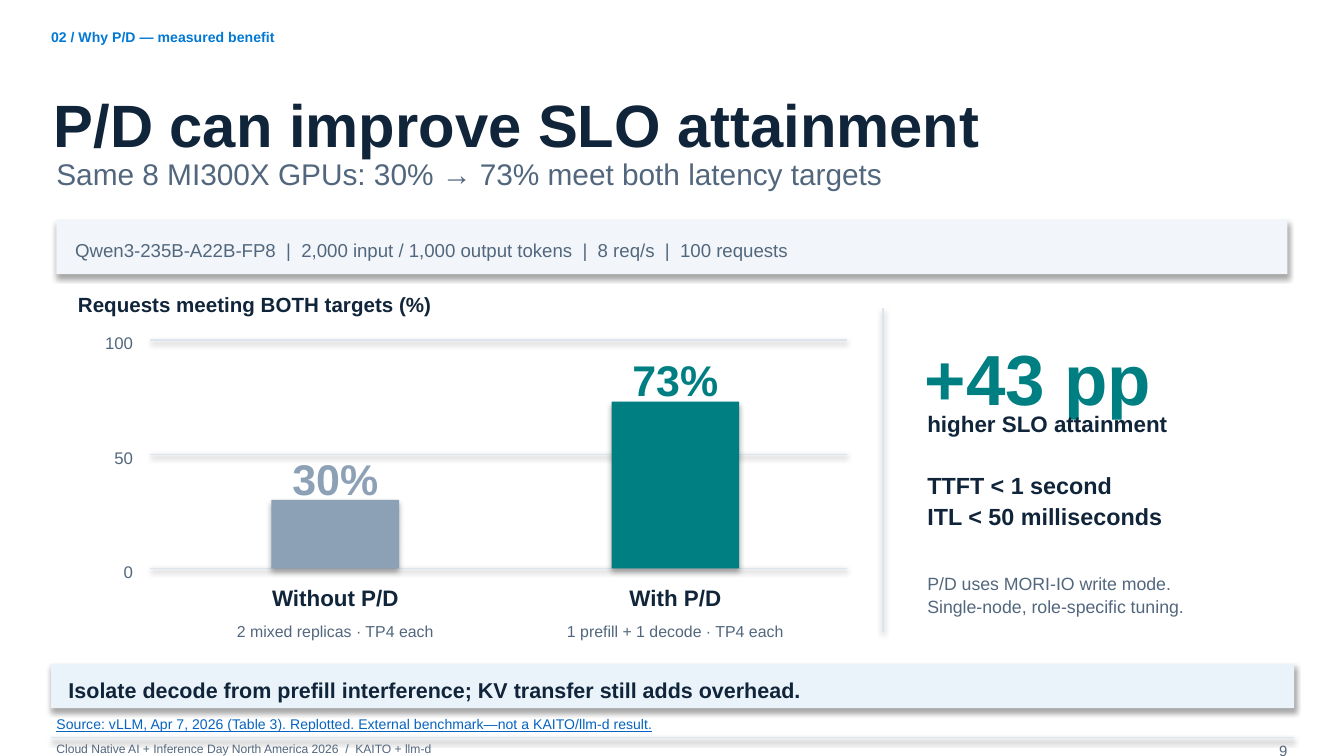
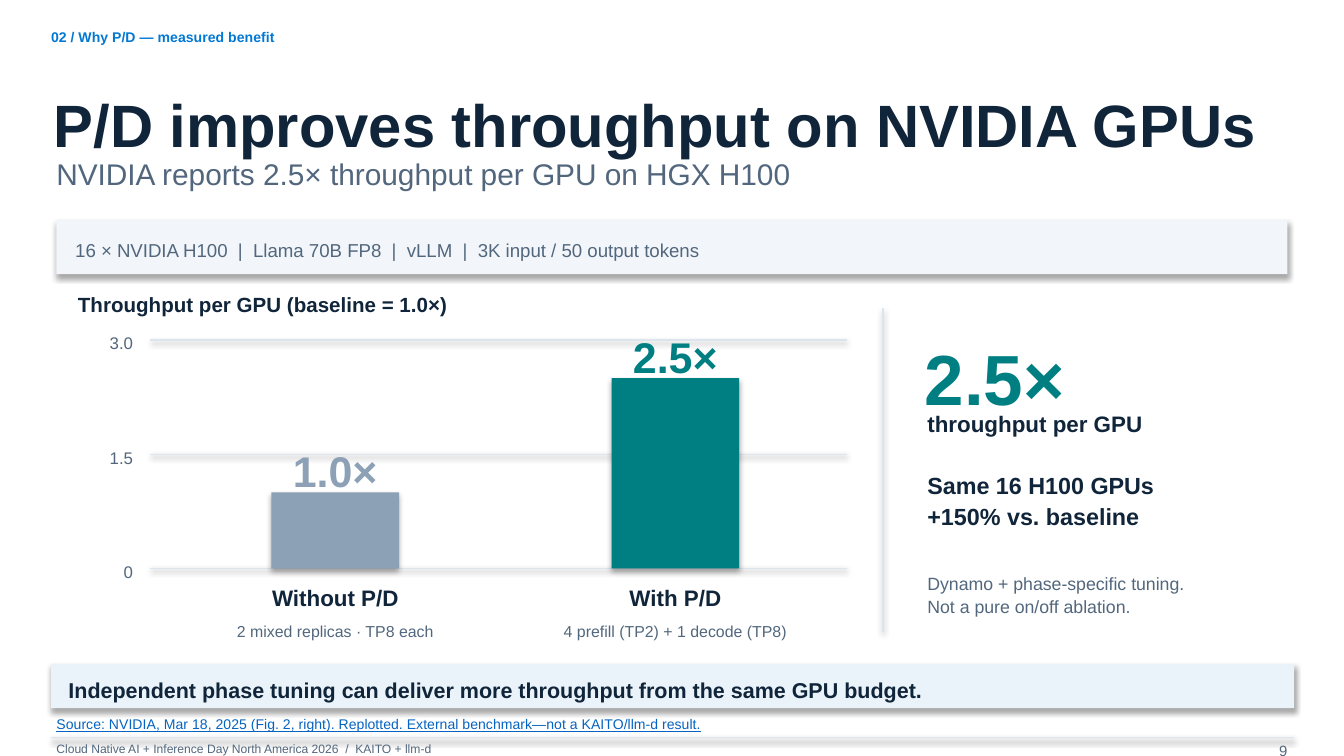
Before and after one commit to andyzhangx/demo, a slide deck: slide 9 of llm/pd-disaggregation/kubecon-na-2026-pd-disaggregation-kaito-llmd.pptx. Drawn at 1344x756 pixels with LibreOffice and Linux fonts; fonts in the diff are those of the drawing. Boxes give left, top, right and bottom in pixels: in the first picture for what was removed or moved away, otherwise in the second. Text is boxed around its words. In the diff, an @@ line names an element or a change of style, - is before the commit and + after.

Commit message:
docs: use NVIDIA H100 benchmark for P/D performance slide

```diff
--- a/llm/pd-disaggregation/kubecon-na-2026-pd-disaggregation-kaito-llmd.pptx
+++ b/llm/pd-disaggregation/kubecon-na-2026-pd-disaggregation-kaito-llmd.pptx
@@ text at box(54, 103, 1256, 159): text changed @@
-P/D can improve SLO attainment
+P/D improves throughput on NVIDIA GPUs
@@ text at box(56, 163, 790, 191): text changed @@
-Same 8 MI300X GPUs: 30% → 73% meet both latency targets
+NVIDIA reports 2.5× throughput per GPU on HGX H100
@@ text at box(75, 243, 699, 261): text changed @@
-Qwen3-235B-A22B-FP8 | 2,000 input / 1,000 output tokens | 8 req/s | 100 requests
+16 × NVIDIA H100 | Llama 70B FP8 | vLLM | 3K input / 50 output tokens
@@ text at box(78, 297, 446, 317): text changed @@
-Requests meeting BOTH targets (%)
+Throughput per GPU (baseline = 1.0×)
@@ text at box(110, 337, 133, 349): text changed @@
-100
+3.0
@@ text at box(633, 343, 718, 382): text changed @@
-73%
+2.5×
@@ text at box(925, 355, 1065, 418): text changed @@
-+43 pp
+2.5×
@@ rectangle: place and size @@
-rectangle at box(612, 402, 739, 569)
+rectangle at box(612, 378, 739, 569)
@@ text at box(927, 415, 1143, 437): text changed @@
-higher SLO attainment
+throughput per GPU
@@ text at box(110, 452, 133, 464): text changed @@
-50
+1.5
@@ text at box(293, 457, 378, 496): text changed @@
-30%
+1.0×
@@ text at box(927, 477, 1154, 526): text changed @@
-TTFT < 1 second
-ITL < 50 milliseconds
+Same 16 H100 GPUs
++150% vs. baseline
@@ rectangle: place and size @@
-rectangle at box(271, 500, 399, 569)
+rectangle at box(271, 492, 399, 569)
@@ text at box(927, 577, 1184, 617): text changed @@
-P/D uses MORI-IO write mode.
-Single-node, role-specific tuning.
+Dynamo + phase-specific tuning.
+Not a pure on/off ablation.
@@ text at box(237, 625, 433, 641): text changed @@
-2 mixed replicas · TP4 each
+2 mixed replicas · TP8 each
@@ text at box(564, 625, 787, 641): text changed @@
-1 prefill + 1 decode · TP4 each
+4 prefill (TP2) + 1 decode (TP8)
@@ text at box(68, 682, 922, 703): text changed @@
-Isolate decode from prefill interference; KV transfer still adds overhead.
+Independent phase tuning can deliver more throughput from the same GPU budget.
@@ text at box(56, 719, 700, 732): text changed @@
-Source: vLLM, Apr 7, 2026 (Table 3). Replotted. External benchmark—not a KAITO/llm-d result.
+Source: NVIDIA, Mar 18, 2025 (Fig. 2, right). Replotted. External benchmark—not a KAITO/llm-d result.
```
